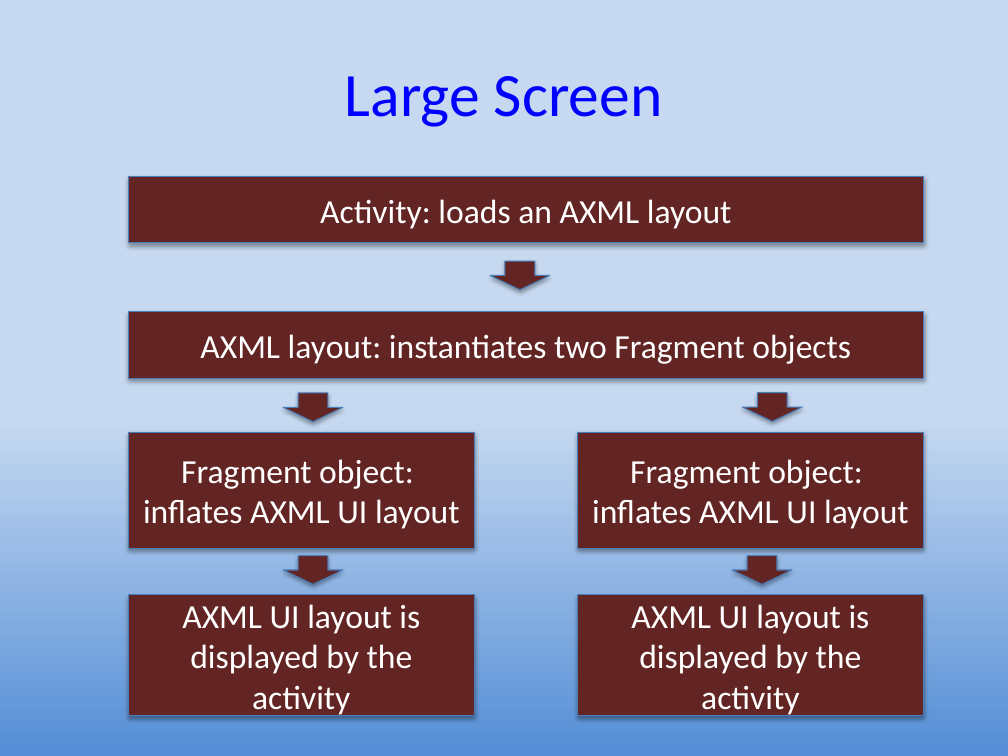
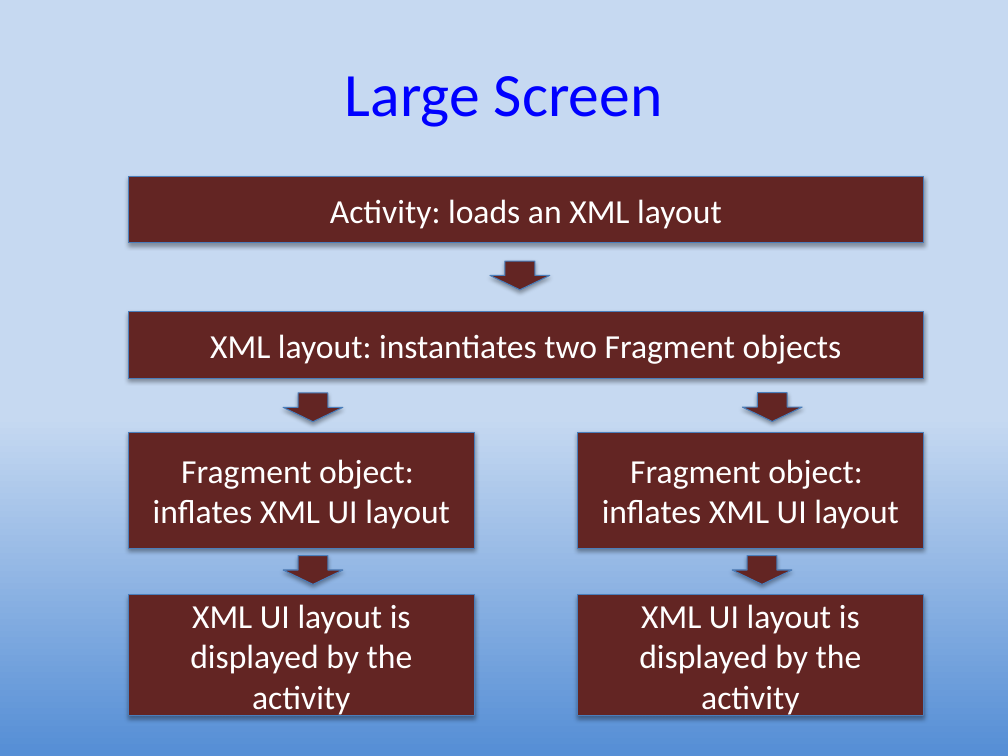
Before and after one commit to UO-CIS/CIS399Android-CourseMaterials, a slide deck: slide 11 of Notes and Slides/CIS399Wk2Day5-Fragments.pptx (slide 10 before the commit). Drawn at 1008x756 pixels with LibreOffice and Linux fonts; fonts in the diff are those of the drawing. Boxes give left, top, right and bottom in pixels: in the first picture for what was removed or moved away, otherwise in the second. Text is boxed around its words. In the diff, an @@ line names an element or a change of style, - is before the commit and + after.

```diff
--- a/Notes and Slides/CIS399Wk2Day5-Fragments.pptx
+++ b/Notes and Slides/CIS399Wk2Day5-Fragments.pptx
@@ text in rectangle at box(330, 199, 722, 229): text changed @@
-Activity: loads an AXML layout
+Activity: loads an XML layout
@@ text in rectangle at box(210, 334, 842, 364): text changed @@
-AXML layout: instantiates two Fragment objects
+XML layout: instantiates two Fragment objects
@@ text in rectangle at box(153, 459, 450, 529): text changed @@
-Fragment object:
-inflates AXML UI layout
+Fragment object:
+inflates XML UI layout
@@ text in rectangle at box(602, 459, 899, 529): text changed @@
-Fragment object:
-inflates AXML UI layout
+Fragment object:
+inflates XML UI layout
@@ text in rectangle at box(190, 604, 413, 717): text changed @@
-AXML UI layout is displayed by the activity
+XML UI layout is displayed by the activity
@@ text in rectangle at box(639, 604, 862, 717): text changed @@
-AXML UI layout is displayed by the activity
+XML UI layout is displayed by the activity
```
Also in this commit, not shown: 19 other slides changed, 3 slides added, 3 slides removed, 25 other files.
